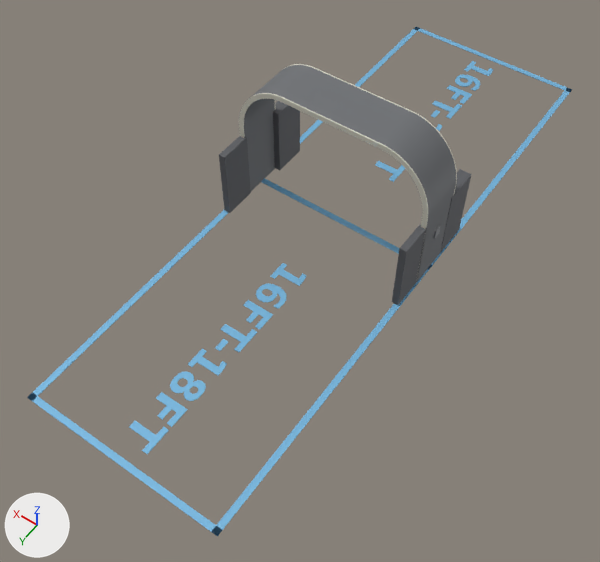
Two versions of the glTF model public/colibri-xl.glb, one commit apart.
Before and after are seen from a 50 mm camera at (-5.71, 15.65, 12.07) aimed at (-0.3, 8.08, 0.17). The axes (+X, +Y, +Z) are drawn at lower left. The lights are the same throughout. The older version comes first.

Names of what the first picture shows: 'arch_shell', 'arch_trim_back', 'label_far_end', 'label_near_end', 'lane_far_end', 'lane_left', 'lane_mid', 'lane_right', 'wing_1', 'wing_2', 'wing_3', 'wing_4' and 3 more.
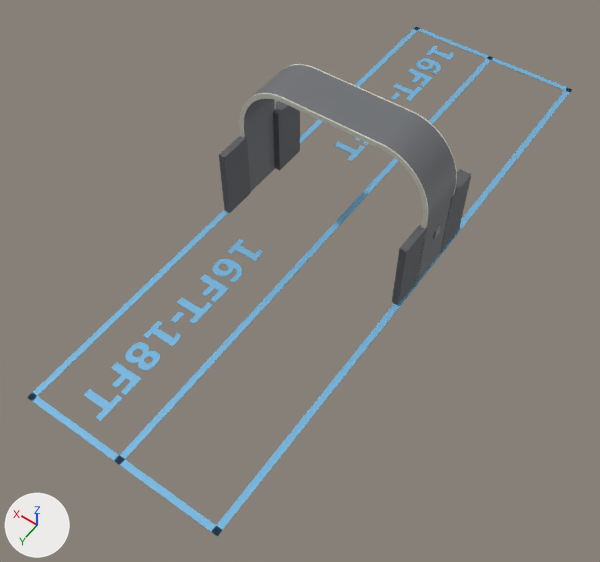
Changed parts and their boxes (x1, y1, x2, y2) in the pictures (600 x 562 px):
'label_far_end', moved
    before: (129, 263, 306, 454)
    after: (84, 239, 263, 421)
'lane_centre', added
    after: (115, 57, 493, 465)
'label_near_end', moved
    before: (375, 61, 493, 182)
    after: (334, 45, 454, 162)
'lane_mid', deleted
    before: (261, 178, 432, 269)

Patch to the scene script:
```diff
--- a/public/colibri-xl.glb.py
+++ b/public/colibri-xl.glb.py
@@ me_label_near_end @@
 # used by ob_label_near_end; location = (0.0, 0.0, 0.0)
-me_label_near_end.from_pydata(...)  # 350 vertices, 676 faces; spans x -0.29..0.29, y 0.39..4.79, z 0.0..0.01
+me_label_near_end.from_pydata(...)  # 350 vertices, 676 faces; spans x 0.72..1.31, y 0.39..4.79, z 0.0..0.01
+# me_label_near_end part 1: the whole mesh is moved by (1.01, 0.0, 0.0)
 me_label_near_end.materials.append(mat_material_4)
@@ me_label_far_end @@
 # used by ob_label_far_end; location = (0.0, 0.0, 0.0)
-me_label_far_end.from_pydata(...)  # 350 vertices, 676 faces; spans x -0.29..0.29, y 7.8..12.21, z 0.0..0.01
+me_label_far_end.from_pydata(...)  # 350 vertices, 676 faces; spans x 0.72..1.31, y 7.8..12.21, z 0.0..0.01
+# me_label_far_end part 2: the whole mesh is moved by (1.01, 0.0, 0.0)
 me_label_far_end.materials.append(mat_material_4)
@@ me_lane_centre @@
+me_lane_centre.from_pydata([(-0.06, 12.6, 0.0), (-0.06, 0.0, 0.0), (-0.06, 12.6, 0.01), (-0.06, 0.0, 0.01), (0.06, 12.6, 0.0), (0.06, 0.0, 0.0), (0.06, 12.6, 0.01), (0.06, 0.0, 0.01)], [], [(1, 3, 0), (4, 1, 0), (0, 3, 2), (2, 4, 0), (1, 7, 3), (5, 1, 4), (5, 7, 1), (3, 7, 2), (6, 4, 2), (2, 7, 6), (6, 5, 4), (7, 5, 6)])
+me_lane_centre.materials.append(mat_material_4)  # blue #76b4db
@@ ob_lane_mid @@
-ob_lane_mid = bpy.data.objects.new('lane_mid', me_lane_mid)
-ob_lane_mid.location = (0.0, 0.0, 0.0)
@@ ob_lane_centre @@
+ob_lane_centre = bpy.data.objects.new('lane_centre', me_lane_centre)
+ob_lane_centre.location = (0.0, 0.0, 0.0)
```
